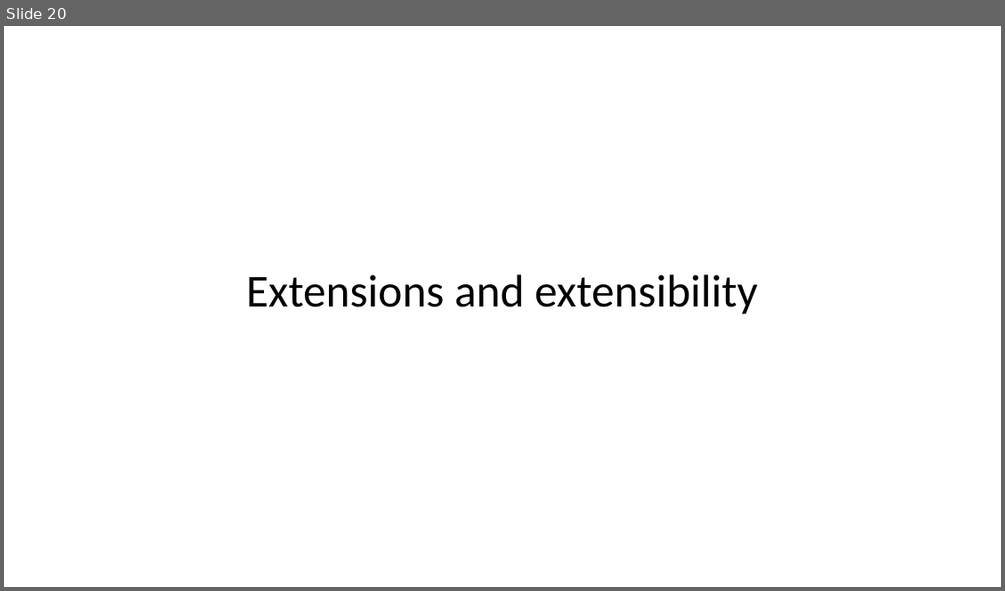
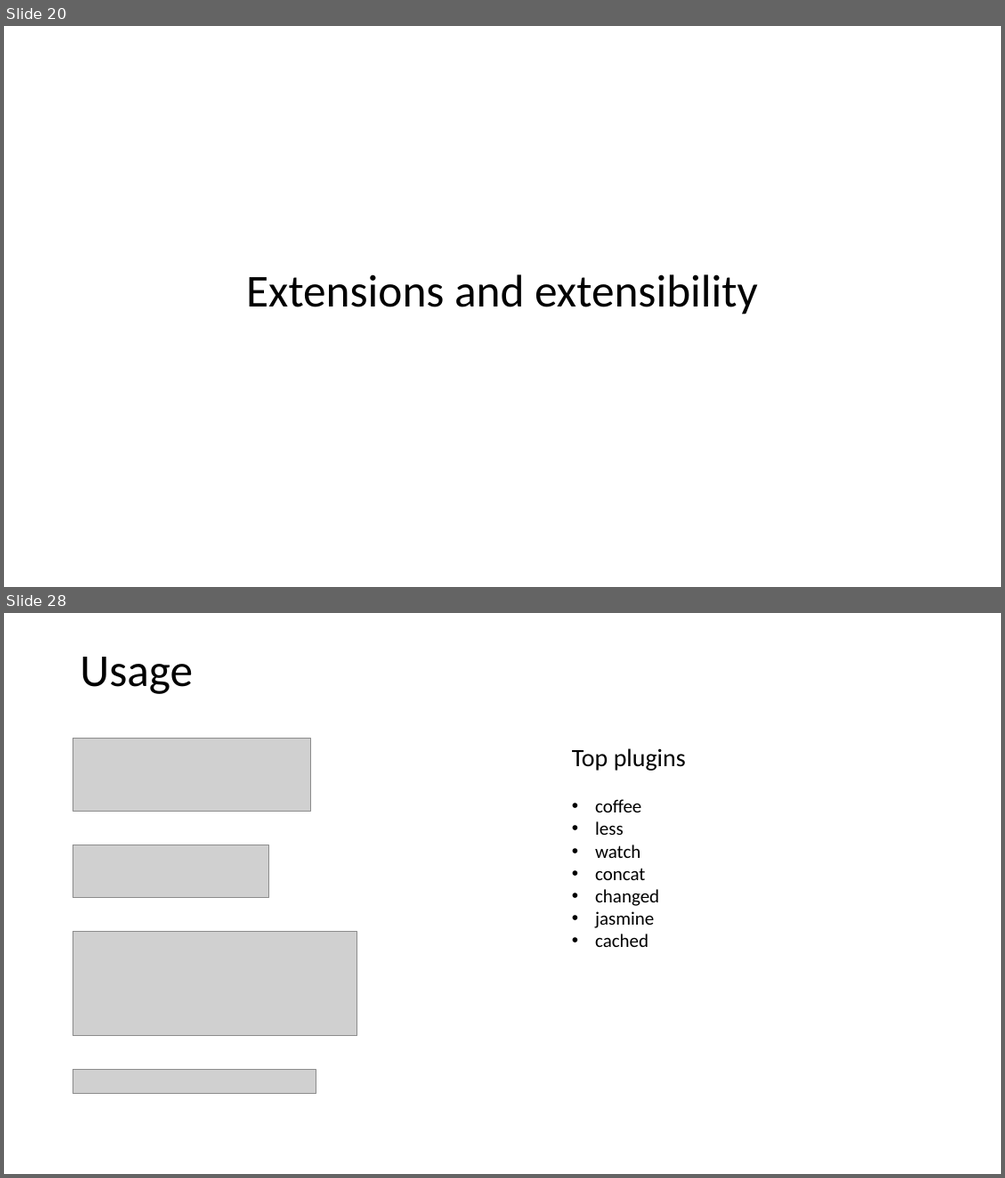
Before and after one commit to vba/presentations, a slide deck: build.js/build.js.pptx. Shown one above the other, each under a label of ours: slide 20 before the commit, slides 20 and 28 after it; the slides between them are not shown. The pictures are 1005x591 and 1005x1178 pixels, drawn with LibreOffice and Linux fonts; fonts in the diff are those of the drawing; grey boxes stand for pictures. Boxes give left, top, right and bottom in pixels: in the first picture for what was removed or moved away, otherwise in the second. Text is boxed around its words. In the diff, an @@ line names an element or a change of style, - is before the commit and + after.

```diff
--- a/build.js/build.js.pptx
+++ b/build.js/build.js.pptx
@@ slide 28 added at (x1=4, y1=613, x2=1001, y2=1174), background #FFFFFF @@
@@ title added at (x1=80, y1=657, x2=193, y2=694), 44 pt, text #000000 @@
+Usage
@@ picture added at (x1=73, y1=738, x2=311, y2=811) @@
@@ text added at (x1=572, y1=748, x2=686, y2=947), 18 pt, text #000000 @@
+Top plugins
+• coffee
+• less
+• watch
+• concat
+• changed
+• jasmine
+• cached
@@ picture added at (x1=73, y1=844, x2=269, y2=898) @@
@@ picture added at (x1=73, y1=932, x2=357, y2=1037) @@
@@ picture added at (x1=73, y1=1070, x2=316, y2=1093) @@
```
Also in this commit, not shown: 2 slides changed, 7 other slides added, 11 other files.
